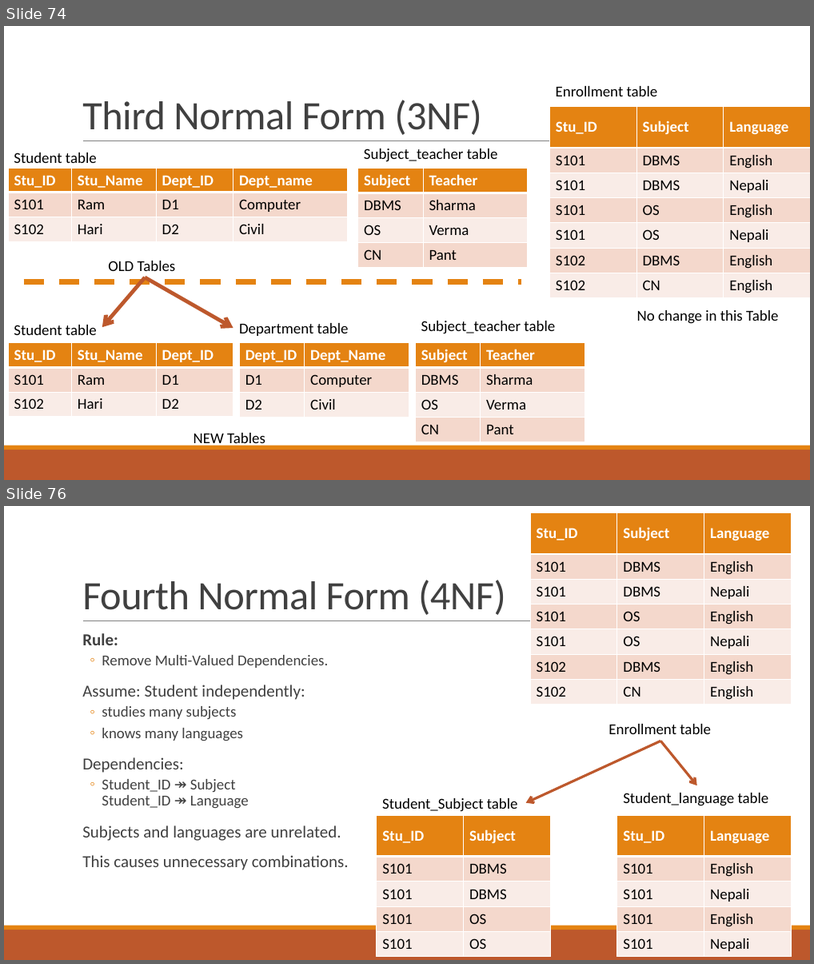
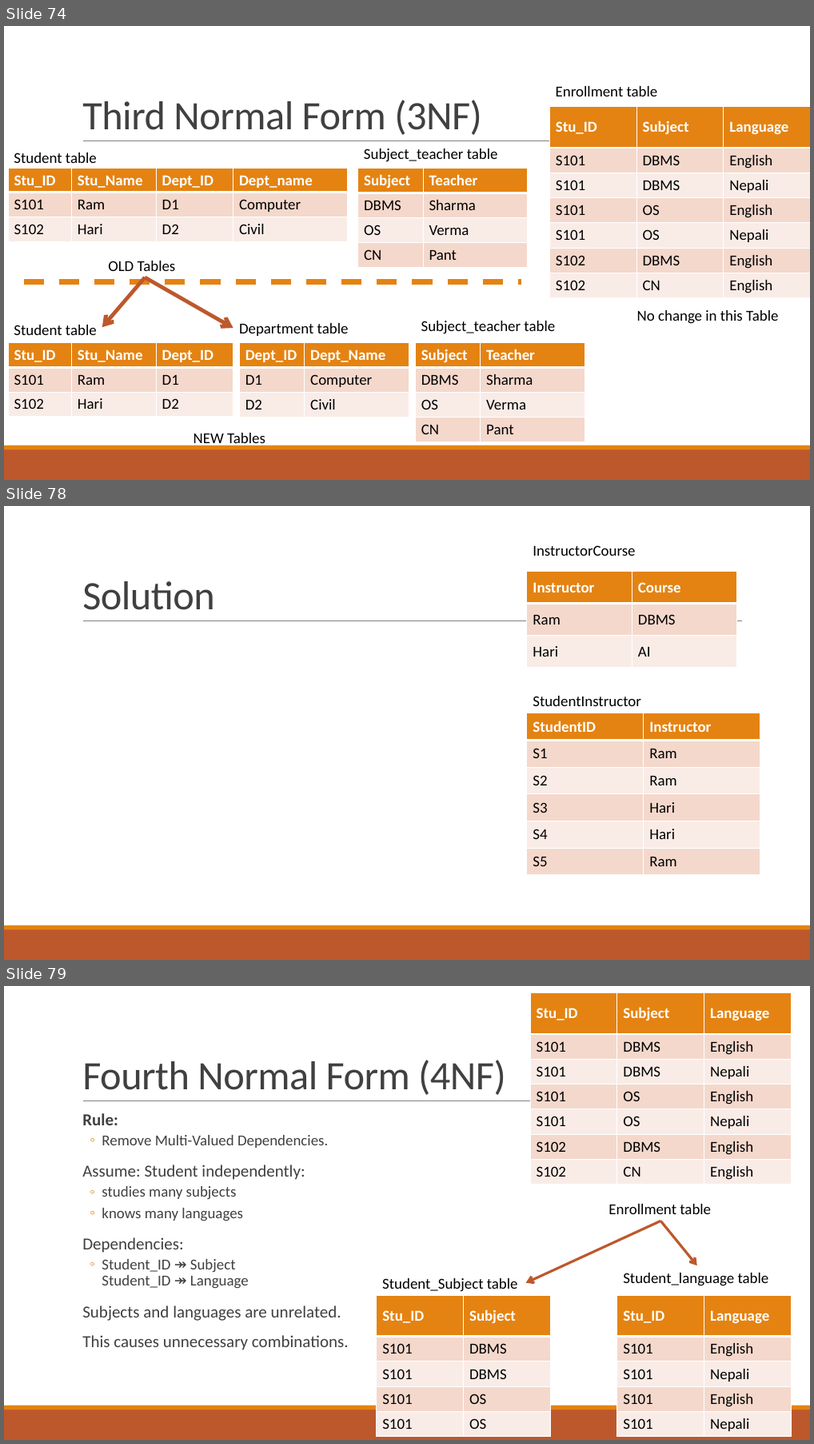
Before and after one commit to GajendraAwasthi/Pokhara-University-BCA-All-Semester-Notes-Codes, a slide deck: BCA 4th Semester/Database Management System/NOTES BY KAPIL/Unit 4 Relational Database Design.pptx. Shown one above the other, each under a label of ours: slides 74 and 76 before the commit, slides 74, 78 and 79 after it; the slides between them are not shown. The pictures are 814x964 and 814x1444 pixels, drawn with LibreOffice and Linux fonts; fonts in the diff are those of the drawing; grey boxes stand for pictures. Boxes give left, top, right and bottom in pixels: in the first picture for what was removed or moved away, otherwise in the second. Text is boxed around its words. In the diff, an @@ line names an element or a change of style, - is before the commit and + after.

```diff
--- a/BCA 4th Semester/Database Management System/NOTES BY KAPIL/Unit 4 Relational Database Design.pptx
+++ b/BCA 4th Semester/Database Management System/NOTES BY KAPIL/Unit 4 Relational Database Design.pptx
@@ slide 78 added at [4,506,810,960], background #FFFFFF; not listed: 3 template elements that a slide beside it also shows @@
@@ text added at [533,545,635,556], 18 pt, text #000000 @@
+InstructorCourse
@@ table added at [527,572,738,668], 3 rows, 2 columns @@
+Instructor | Course
+Ram | DBMS
+Hari | AI
@@ title added at [82,581,215,610], 48 pt, text #404040 @@
+Solution
@@ text added at [533,696,642,706], 18 pt, text #000000 @@
+StudentInstructor
@@ table added at [527,713,761,875], 6 rows, 2 columns @@
+StudentID | Instructor
+S1 | Ram
+S2 | Ram
+S3 | Hari
+S4 | Hari
+S5 | Ram
@@ what was slide 76 is now slide 79 @@
```
Also in this commit, not shown: 5 slides changed, 12 other slides added, 1 slide removed, 3 other files.
